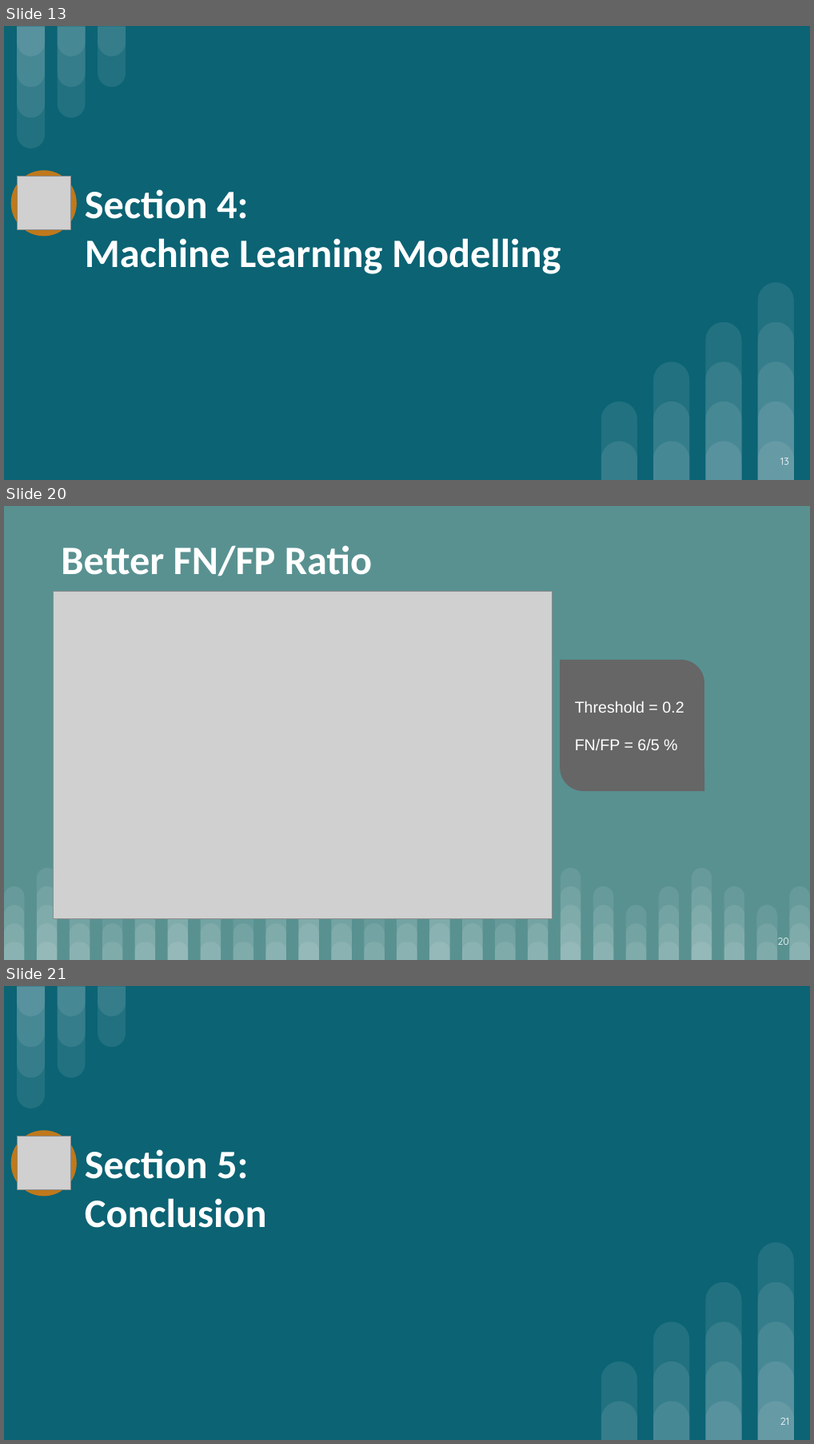
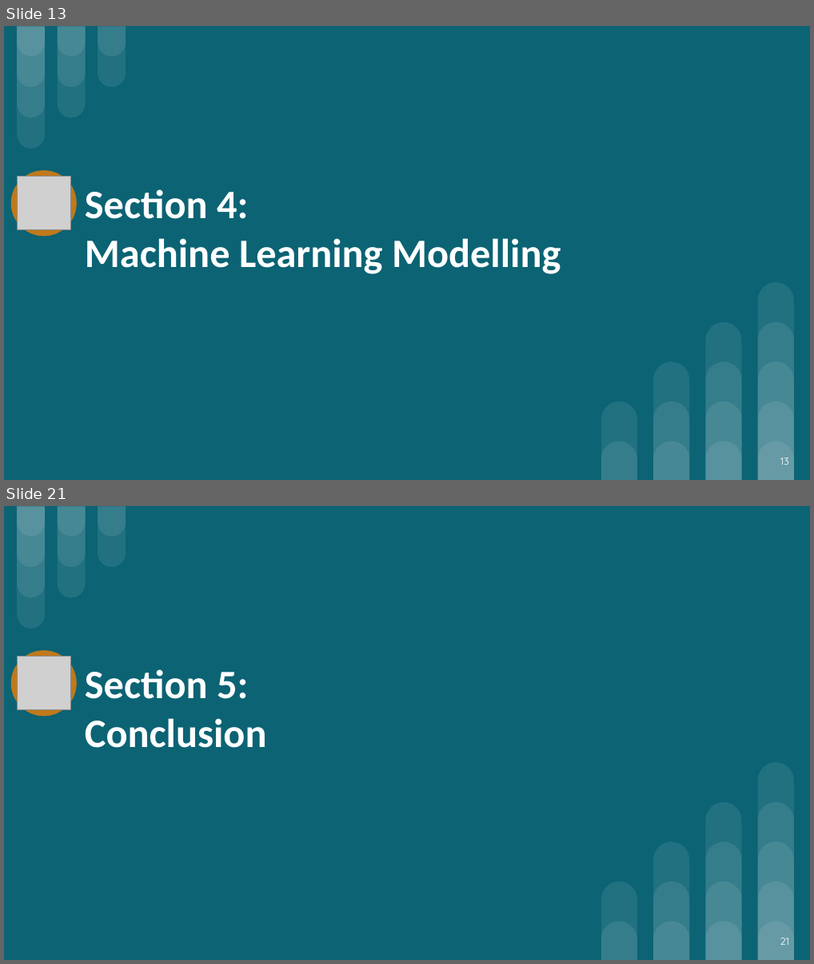
Before and after one commit to saimoom026/Springboard, a slide deck: springboard/Capstone Three/HomeCreditGroup-LoanDefaulterPrediction-SlideDeck.pptx. Shown one above the other, each under a label of ours: slides 13, 20 and 21 before the commit, slides 13 and 21 after it; the slides between them are not shown. The pictures are 814x1444 and 814x964 pixels, drawn with LibreOffice and Linux fonts; fonts in the diff are those of the drawing; grey boxes stand for pictures. Boxes give left, top, right and bottom in pixels: in the first picture for what was removed or moved away, otherwise in the second. Text is boxed around its words. In the diff, an @@ line names an element or a change of style, - is before the commit and + after.

```diff
--- a/springboard/Capstone Three/HomeCreditGroup-LoanDefaulterPrediction-SlideDeck.pptx
+++ b/springboard/Capstone Three/HomeCreditGroup-LoanDefaulterPrediction-SlideDeck.pptx
@@ slide 20 removed at (4,506,810,960), background #599191 @@
@@ text removed at (61,545,372,576) @@
-Better FN/FP Ratio
@@ picture removed at (53,592,552,919) @@
@@ round diag rect removed at (561,660,705,791) @@
-Threshold = 0.2
-FN/FP = 6/5 %
@@ page number removed at (778,937,790,944) @@
-20
@@ group removed at (4,868,810,959): 100 round same rects @@
```
Also in this commit, not shown: 8 slides changed, 3 slides added, 2 other slides removed, 1 other file.
